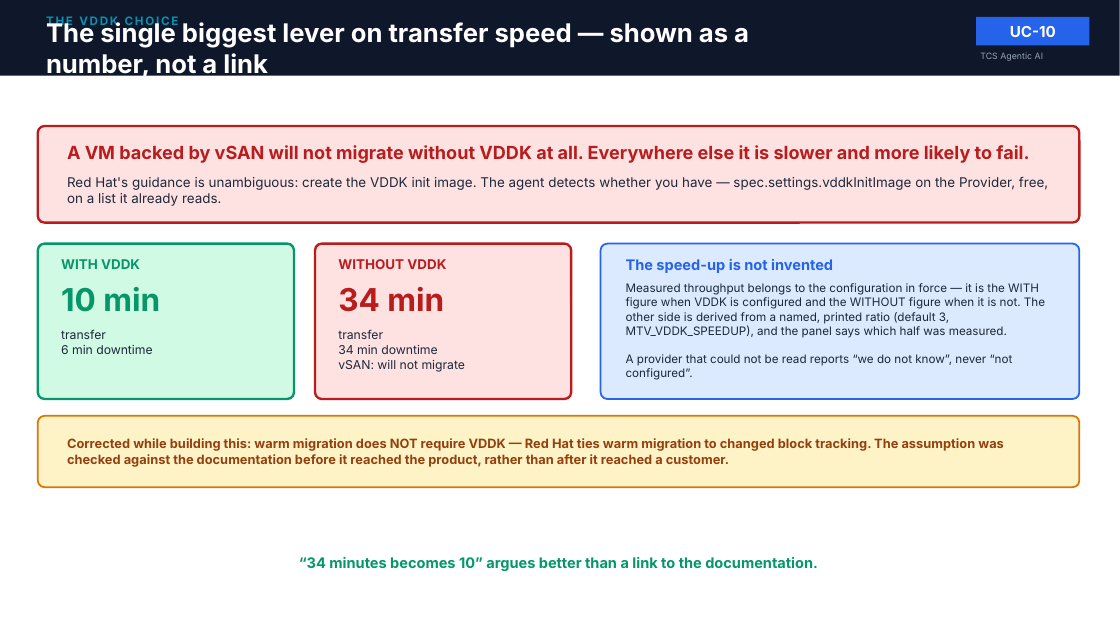
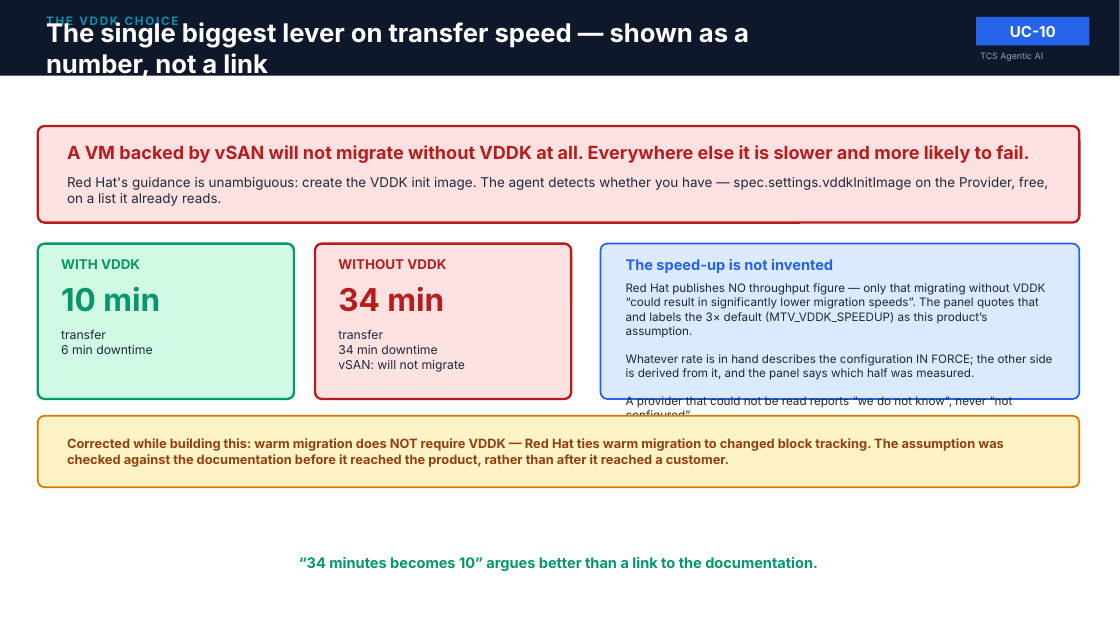
Before and after one commit to cskaruppu/Openshift-mcp-server, a slide deck: slide 10 of usecases/uc-10-vm-migration/TCS-Agentic-AI-UC10-VM-Migration.pptx. Drawn at 1120x630 pixels with LibreOffice and Linux fonts; fonts in the diff are those of the drawing. Boxes give left, top, right and bottom in pixels: in the first picture for what was removed or moved away, otherwise in the second. Text is boxed around its words. In the diff, an @@ line names an element or a change of style, - is before the commit and + after.

```diff
--- a/usecases/uc-10-vm-migration/TCS-Agentic-AI-UC10-VM-Migration.pptx
+++ b/usecases/uc-10-vm-migration/TCS-Agentic-AI-UC10-VM-Migration.pptx
@@ text at (x1=626, y1=283, x2=1053, y2=380): text changed @@
-Measured throughput belongs to the configuration in force — it is the WITH figure when VDDK is configured and the WITHOUT figure when it is not. The other side is derived from a named, printed ratio (default 3, MTV_VDDK_SPEEDUP), and the panel says which half was measured.
+Red Hat publishes NO throughput figure — only that migrating without VDDK “could result in significantly lower migration speeds”. The panel quotes that and labels the 3× default (MTV_VDDK_SPEEDUP) as this product’s assumption.
+Whatever rate is in hand describes the configuration IN FORCE; the other side is derived from it, and the panel says which half was measured.
```
Also in this commit, not shown: 7 other files.
